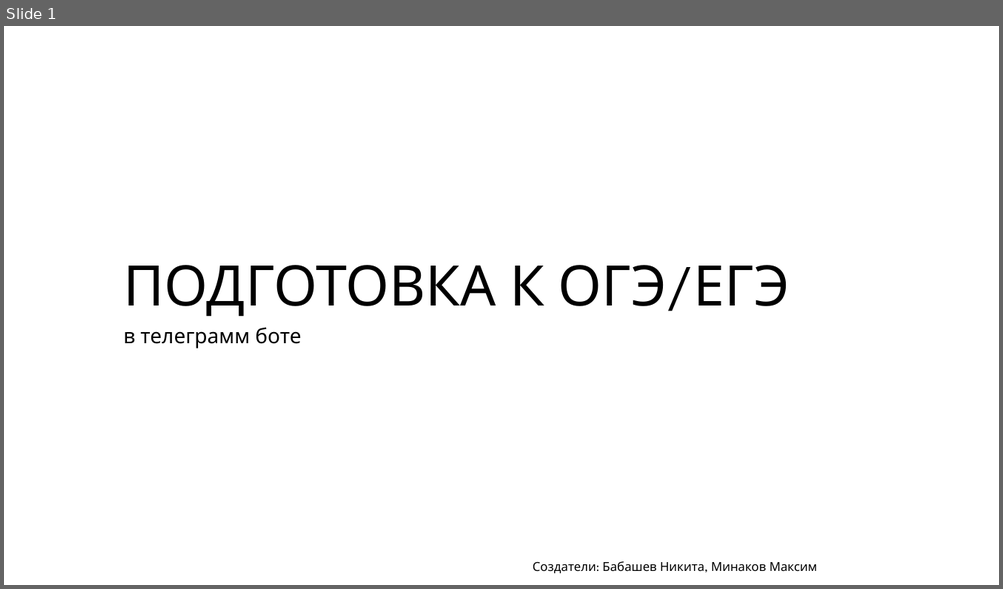
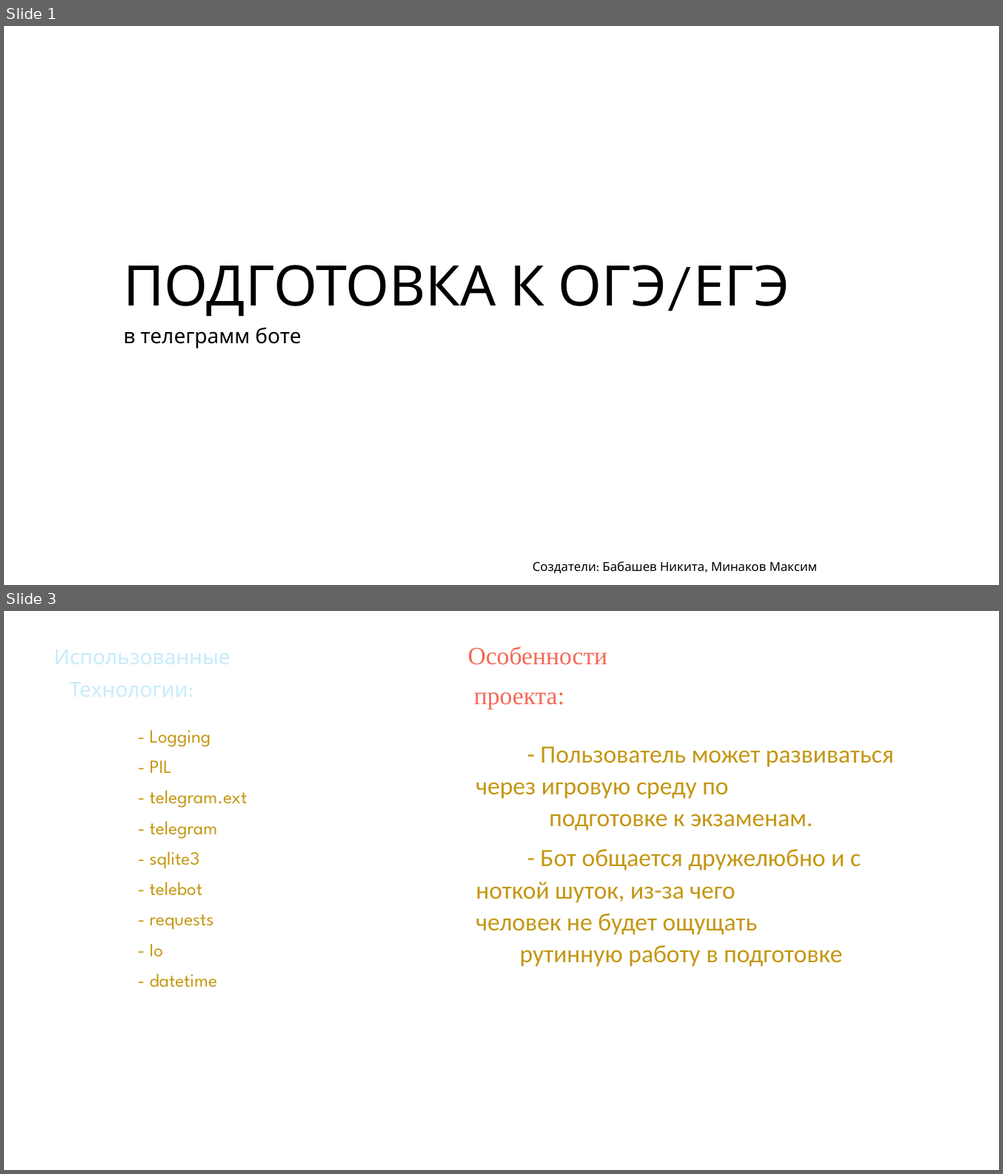
Before and after one commit to nikitababashev/telegram_bot_lyceum, a slide deck: docs/exam_preparation.pptx. Shown one above the other, each under a label of ours: slide 1 before the commit, slides 1 and 3 after it; the slides between them are not shown. The pictures are 1003x589 and 1003x1174 pixels, drawn with LibreOffice and Linux fonts; fonts in the diff are those of the drawing; background and template pictures are left out. Boxes give left, top, right and bottom in pixels: in the first picture for what was removed or moved away, otherwise in the second. Text is boxed around its words. In the diff, an @@ line names an element or a change of style, - is before the commit and + after.

```diff
--- a/docs/exam_preparation.pptx
+++ b/docs/exam_preparation.pptx
@@ slide 3 added at box(4, 611, 999, 1170), background #FFFFFF @@
@@ subtitle added at box(46, 643, 242, 693), 20 pt, text #C7ECFB @@
+Использованные
+Технологии:
@@ text added at box(468, 647, 608, 709), 24 pt, text #F46856 @@
+Особенности
+проекта:
@@ text added at box(150, 730, 247, 988), 18 pt, text #C49712 @@
+- Logging
+- PIL
+- telegram.ext
+- telegram
+- sqlite3
+- telebot
+- requests
+- Io
+- datetime
@@ text added at box(475, 746, 893, 967), 24 pt, text #C49712 @@
+- Пользователь может развиваться через игровую среду по подготовке к экзаменам.
+- Бот общается дружелюбно и с ноткой шуток, из-за чего человек не будет ощущать рутинную работу в подготовке
```
Also in this commit, not shown: 1 slide changed, 2 other slides added.
